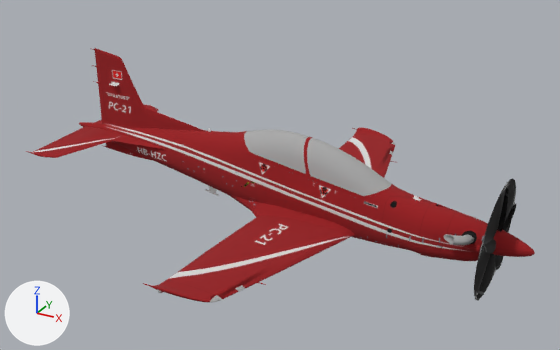
A saved change to the glTF model pc21/glTF2/PC21.glb.
One viewpoint serves both versions: a 50 mm camera at (6.45, -11.98, 7.02) aimed at (-0.1, -0.06, 1.06). The axes (+X, +Y, +Z) are drawn at lower left. The lights are the same throughout. Where no turn or scale is listed for an object, it has been applied to the vertices. Vertices at the same position are counted once.

In view in the first picture: 'airframe'.
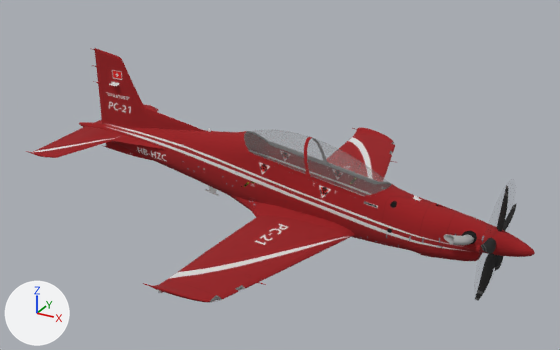
The newer file is also turned or shifted as a whole; pictures and numbers use the older file's frame.

Boxes (x1, y1, x2, y2) around the edits, measured in the pictures (560 x 350 px):
'airframe', surface changed
    both: (207, 129, 522, 302)
part 1 of me_airframe_mesh, recoloured (black)
    before: (474, 179, 516, 299)

Diff of the bpy script that builds the scene:
```diff
--- a/pc21/glTF2/PC21.glb.py
+++ b/pc21/glTF2/PC21.glb.py
@@ img_disk @@
+img_disk = load_image('Disk', '_unpacked/Disk', 256, 256, 'sRGB')
@@ mat_untitled_006 @@
 mat_untitled_006.roughness = 1.0
+mat_untitled_006.alpha = 0.2
@@ mat_ac3dmat14_001 @@
+mat_ac3dmat14_001 = bpy.data.materials.new('ac3dmat14.001')
+# colours: light grey #d1d1d1
+# uses the picture img_disk
@@ me_airframe_mesh @@
 me_airframe_mesh.from_pydata(...)  # 7844 vertices, 15147 faces; spans x -5.05..4.82, y -4.03..4.03, z -0.53..2.79
 # used by ob_airframe; location = (-0.12, 0.0, 0.18)
+# me_airframe_mesh part 1: 90 faces spanning x 4.09..4.23, y -1.07..1.07, z -0.53..1.6 switch from mat_ac3dmat14 to mat_ac3dmat14_001
 me_airframe_mesh.materials.append(mat_ac3dmat12)
```
